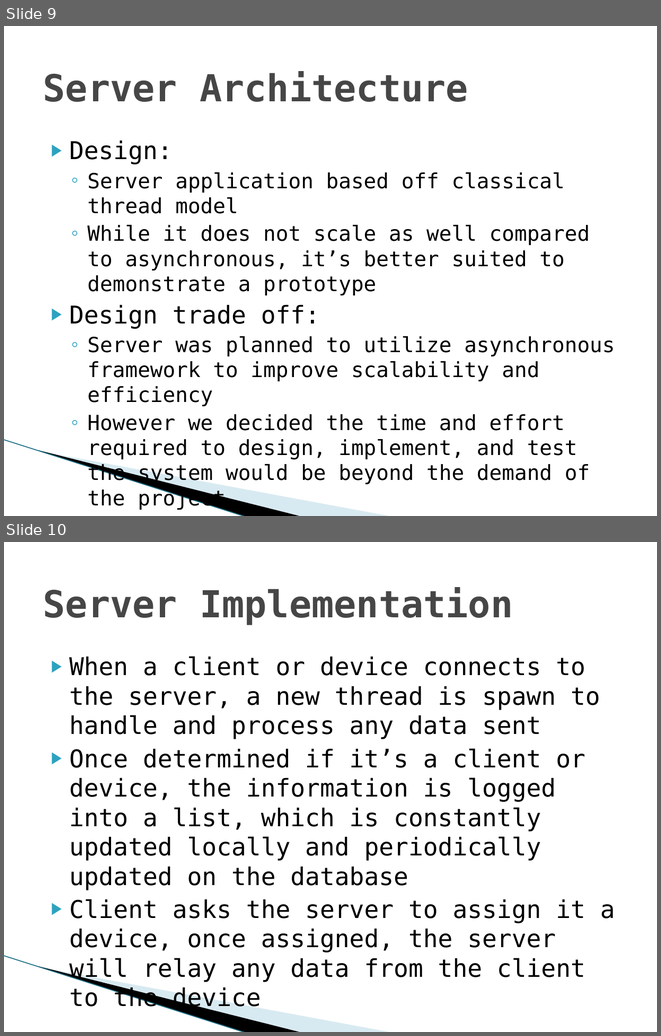
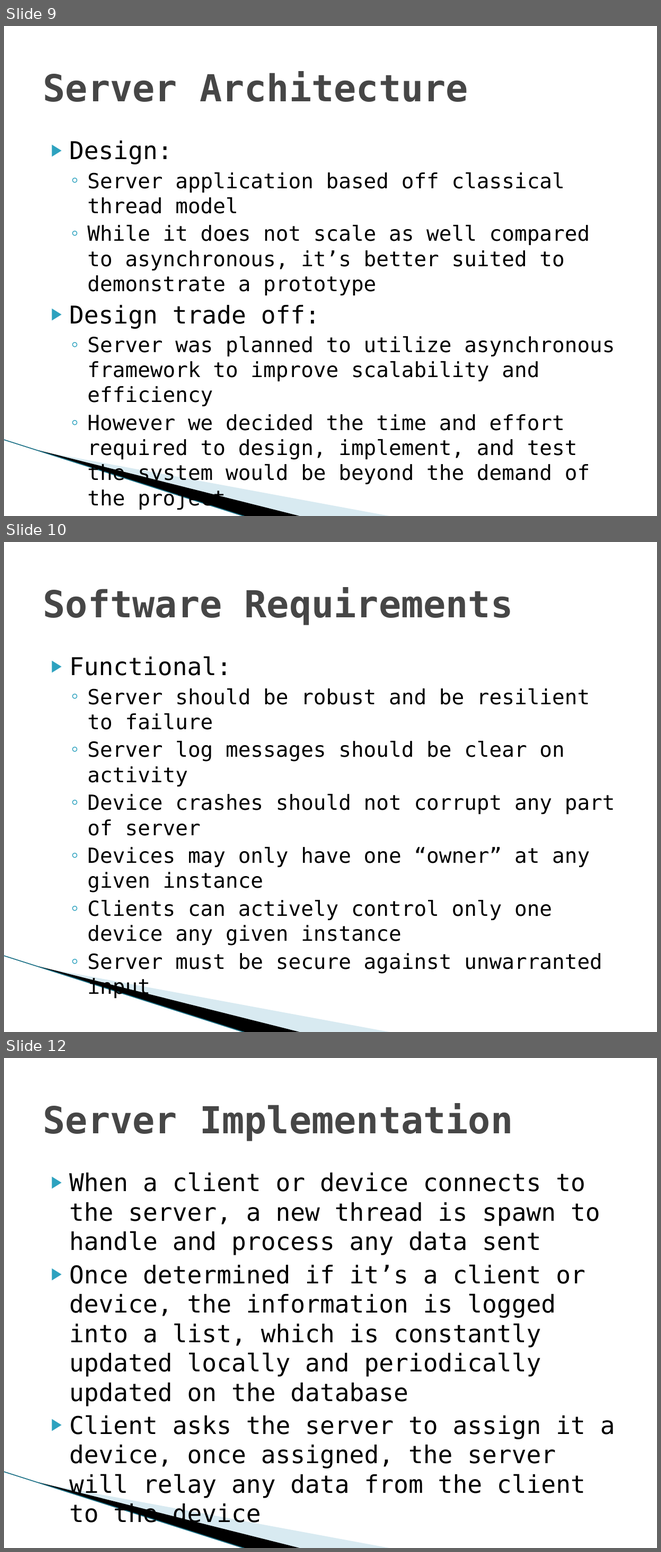
Before and after one commit to nomastmas/raichu, a slide deck: docs/final_presentation_tmas.pptx. Shown one above the other, each under a label of ours: slides 9 and 10 before the commit, slides 9, 10 and 12 after it; the slides between them are not shown. The pictures are 661x1036 and 661x1552 pixels, drawn with LibreOffice and Linux fonts; fonts in the diff are those of the drawing; background and template pictures are left out. Boxes give left, top, right and bottom in pixels: in the first picture for what was removed or moved away, otherwise in the second. Text is boxed around its words. In the diff, an @@ line names an element or a change of style, - is before the commit and + after.

Commit message:
add software requirement slides

```diff
--- a/docs/final_presentation_tmas.pptx
+++ b/docs/final_presentation_tmas.pptx
@@ slide 10 added at (4,542,657,1032), background #FFFFFF; not listed: 3 template elements that a slide beside it also shows @@
@@ title added at (43,587,513,625), 41 pt, text #464646, bold @@
+Software Requirements
@@ text added at (69,656,615,973), 23 pt, text #000000 @@
+▶ Functional:
+  ◦ Server should be robust and be resilient to failure
+  ◦ Server log messages should be clear on activity
+  ◦ Device crashes should not corrupt any part of server
+  ◦ Devices may only have one “owner” at any given instance
+  ◦ Clients can actively control only one device any given instance
+  ◦ Server must be secure against unwarranted input
@@ what was slide 10 is now slide 12 @@
```
Also in this commit, not shown: 1 other slide added, 1 other file.
